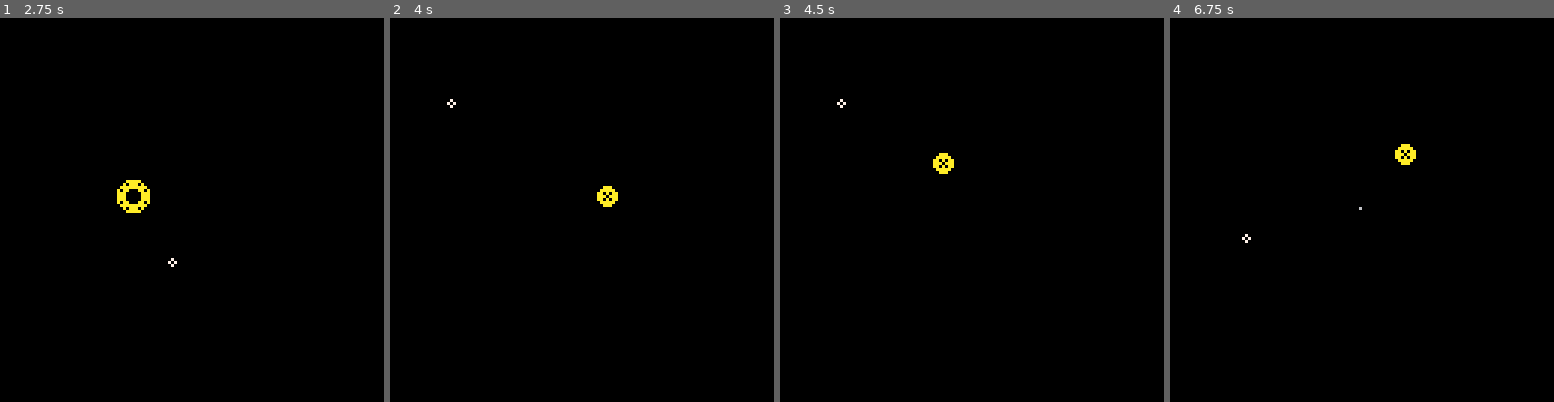
Above: before the commit, frames 1-4 (left to right).
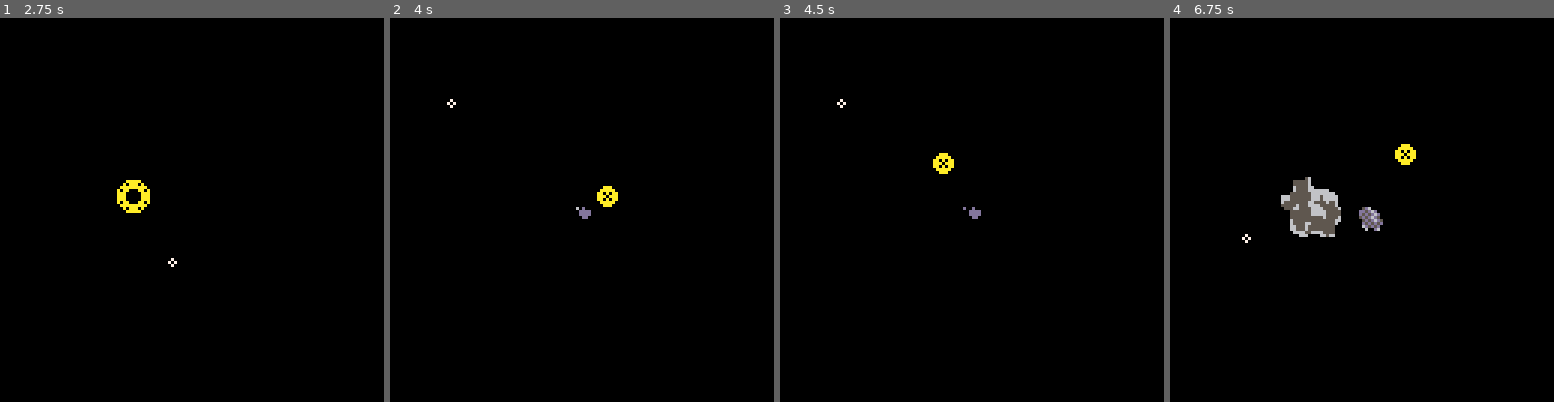
Above: after the commit, the same moments.

Repository: Alfie-Edwards/LoopHole
Game: PICO-8 cartridge loop.p8
The game is run twice, just before and just after one commit, with the same random seed, the same clock (stepped at 60 frames per second) and the same inputs.
Inputs (mouse positions are in pixels of both pictures, inside the frame that each line leads up to):
- Up to frame 1 (2.75 s): tap X (X key) at 0.33, 1.07, 1.85 s; click (280, 121) at 0.67 s; tap O (Z key) at 0.7, 1.7, 2.1, 2.5 s; click (46, 267) at 1.22 s; click (107, 114) at 1.77 s; click (172, 259) at 2.32 s
- Up to frame 2 (4 s): click (624, 106) at 2.87 s; tap O (Z key) at 2.9, 3.3, 3.7 s; tap X (X key) at 2.97 s; click (685, 256) at 3.42 s; click (451, 102) at 3.97 s
- Up to frame 3 (4.5 s): tap X (X key) at 4.08 s; tap O (Z key) at 4.1 s
- Up to frame 4 (6.75 s): tap O (Z key) every 0.4 s from 4.5 to 6.5 s; click (1292, 248) at 4.52 s; click (1354, 94) at 5.07 s; tap X (X key) at 5.2, 6.32 s; click (1419, 244) at 5.62 s; click (1481, 90) at 6.17 s; click (1246, 236) at 6.72 s

Frame 1 is identical in both runs. In frame 2, less than 0.1% of the frame differs, in the area x 48-53%, y 49-53%; in frame 3, less than 0.1%; in frame 4, 2.0%, in the area x 28-56%, y 41-58%.

Commit message:
dither distance fog

Diff:
--- a/loop.p8
+++ b/loop.p8
@@ -1,11 +1,10 @@
 pico-8 cartridge // http://www.pico-8.com
-version 41
+version 42
 __lua__
 
 poke(0x5F2D, 1) -- Mouse
 
 function _init()
-
 	mouse = {}
 	update_mouse()
 
@@ -17,8 +16,13 @@
 	}
 	curios = {}
 	speed = 0.2
+	z_start = 30
 
 	camera(-64, -64)
+
+	-- -- TODO #temp
+	-- local r = rnd(64)
+	-- add_curio(rnd(128 - 2 * r) - 64 + r, rnd(128 - 2 * r) - 64 + r, r, 0)
 end
 
 function _update()
@@ -52,17 +56,60 @@
 		end
 	end
 
+	-- if (t() % 1) == 0 then
 	if (t() % 2) == 0 then
 		local r = rnd(64)
 		add_curio(rnd(128 - 2 * r) - 64 + r, rnd(128 - 2 * r) - 64 + r, r, 0)
 	end
 end
 
+function lerp_from_list(t_start, t_end, t, list)
+	-- lerp `t` between `t_start` and `t_end`, and use that to index `list`
+	return list[flr(((t - t_start) / (t_end - t_start)) * #list) + 1]
+end
+
+function set_curio_fill_pattern(z)
+	pal()
+	if z >= 1 then
+		-- map the secondary palette so that everything will go to lilac (13).
+		-- giving `.010` to `fillp` means that for sprites, the colours for the fill pattern
+		-- "are taken from the secondary palette". what this actually means is that:
+		--
+		-- * `1`s in the fill pattern will mean taking a colour from the *low bits* of the
+		--   colour in the secondary palette that's mapped to from the sprite's colour.
+		-- * `0`s are the same, but for the *high bits* of the colour in the secondary
+		--   palette.
+		--
+		-- so if we were being explicit in setting the secondary palette, then instead of it
+		-- being (intuitively) this:
+		--
+		-- pal({[0]=13, [1]=13, [2]=13, ...}, 2)
+		--
+		-- we actually want this:
+		--
+		-- pal({[0]=0xd0, [1]=0xd1, [2]=0xd2, ...}, 2)
+		for i=0,15 do pal(i, 13+i*16, 2) end
+		fillp(lerp_from_list(z_start, 0.2 * z_start, z, {
+				0b0000000000000000.010,
+				0b1000001010000010.010,
+				0b0101101001011010.010,
+				0b0111110101111101.010,
+			}))
+	end
+end
+
+function draw_curio(c)
+	set_curio_fill_pattern(c.z)
+	sspr(0, 0, 16, 16, (c.x - 8) / c.z, (c.y - 8) / c.z, 2 * c.r / c.z, 2 * c.r / c.z, c.flip_x, c.flip_y)
+	fillp()
+	pal()
+end
+
 function _draw()
 	cls(0)
 	for _, curio in ipairs(curios) do
 		if curio.z >= 1 then
-			sspr(0, 0, 16, 16, (curio.x - 8) / curio.z, (curio.y - 8) / curio.z, 2 * curio.r / curio.z, 2 * curio.r / curio.z, curio.flip_x, curio.flip_y)
+			draw_curio(curio)
 		end
 	end
 	for w=0,loop.w-1 do
@@ -81,12 +128,11 @@
 	return x
 end
 
-
 function add_curio(x, y, r, id)
 	add(curios, {
 		x = x,
 		y = y,
-		z = 128,
+		z = z_start,
 		r = r,
 		id = id,
 		flip_x = rnd(1) < 0.5,
@@ -95,10 +141,10 @@
 end
 
 function update_mouse()
-		mouse.x = stat(32) - 64
-		mouse.y = stat(33) - 64
-		mouse.x = clamp(mouse.x, -64, 63)
-		mouse.y = clamp(mouse.y, -64, 63)
+	mouse.x = stat(32) - 64
+	mouse.y = stat(33) - 64
+	mouse.x = clamp(mouse.x, -64, 63)
+	mouse.y = clamp(mouse.y, -64, 63)
 end
 
 __gfx__
